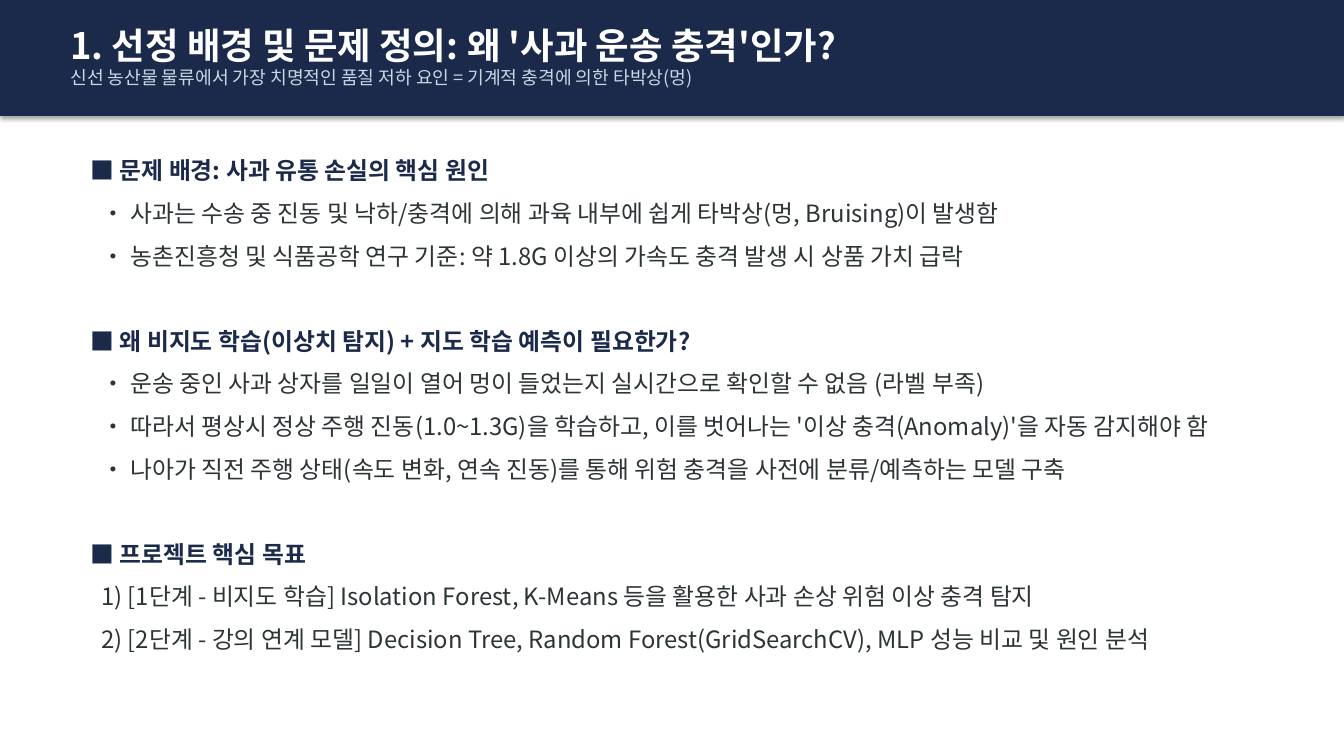
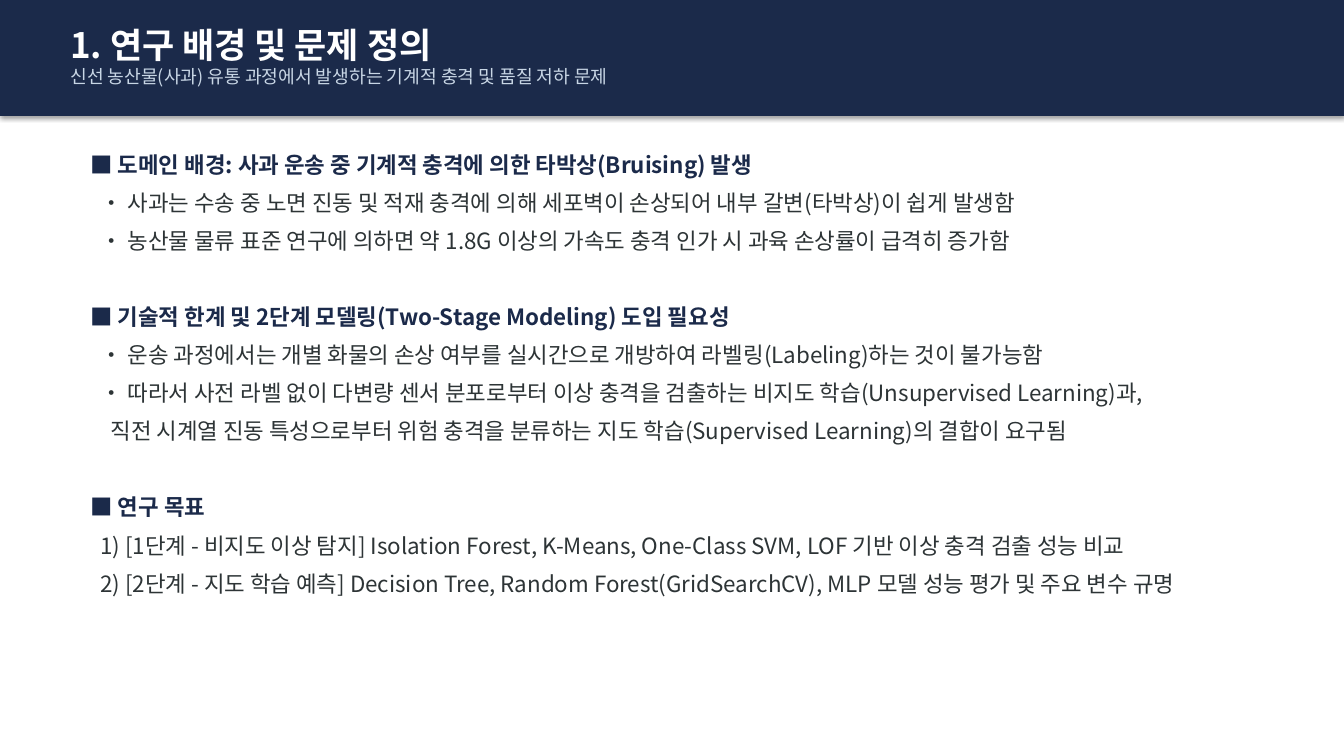
Before and after one commit to sungmin9910/prediction, a slide deck: slide 2 of 사과_운송_이상충격_예측_발표자료.pptx. Drawn at 1344x756 pixels with LibreOffice and Linux fonts; fonts in the diff are those of the drawing. Boxes give left, top, right and bottom in pixels: in the first picture for what was removed or moved away, otherwise in the second. Text is boxed around its words. In the diff, an @@ line names an element or a change of style, - is before the commit and + after.

```diff
--- a/사과_운송_이상충격_예측_발표자료.pptx
+++ b/사과_운송_이상충격_예측_발표자료.pptx
@@ text at [70, 28, 607, 87]: text changed @@
-1. 선정 배경 및 문제 정의: 왜 '사과 운송 충격'인가?
-신선 농산물 물류에서 가장 치명적인 품질 저하 요인 = 기계적 충격에 의한 타박상(멍)
+1. 연구 배경 및 문제 정의
+신선 농산물(사과) 유통 과정에서 발생하는 기계적 충격 및 품질 저하 문제
@@ text at [101, 154, 1174, 597]: text changed; size 17 to 16 pt @@
-■ 문제 배경: 사과 유통 손실의 핵심 원인
-• 사과는 수송 중 진동 및 낙하/충격에 의해 과육 내부에 쉽게 타박상(멍, Bruising)이 발생함
-• 농촌진흥청 및 식품공학 연구 기준: 약 1.8G 이상의 가속도 충격 발생 시 상품 가치 급락
-■ 왜 비지도 학습(이상치 탐지) + 지도 학습 예측이 필요한가?
-• 운송 중인 사과 상자를 일일이 열어 멍이 들었는지 실시간으로 확인할 수 없음 (라벨 부족)
-• 따라서 평상시 정상 주행 진동(1.0~1.3G)을 학습하고, 이를 벗어나는 '이상 충격(Anomaly)'을 자동 감지해야 함
-• 나아가 직전 주행 상태(속도 변화, 연속 진동)를 통해 위험 충격을 사전에 분류/예측하는 모델 구축
-■ 프로젝트 핵심 목표
-1) [1단계 - 비지도 학습] Isolation Forest, K-Means 등을 활용한 사과 손상 위험 이상 충격 탐지
-2) [2단계 - 강의 연계 모델] Decision Tree, Random Forest(GridSearchCV), MLP 성능 비교 및 원인 분석
+■ 도메인 배경: 사과 운송 중 기계적 충격에 의한 타박상(Bruising) 발생
+• 사과는 수송 중 노면 진동 및 적재 충격에 의해 세포벽이 손상되어 내부 갈변(타박상)이 쉽게 발생함
+• 농산물 물류 표준 연구에 의하면 약 1.8G 이상의 가속도 충격 인가 시 과육 손상률이 급격히 증가함
+■ 기술적 한계 및 2단계 모델링(Two-Stage Modeling) 도입 필요성
+• 운송 과정에서는 개별 화물의 손상 여부를 실시간으로 개방하여 라벨링(Labeling)하는 것이 불가능함
+• 따라서 사전 라벨 없이 다변량 센서 분포로부터 이상 충격을 검출하는 비지도 학습(Unsupervised Learning)과,
+직전 시계열 진동 특성으로부터 위험 충격을 분류하는 지도 학습(Supervised Learning)의 결합이 요구됨
+■ 연구 목표
+1) [1단계 - 비지도 이상 탐지] Isolation Forest, K-Means, One-Class SVM, LOF 기반 이상 충격 검출 성능 비교
+2) [2단계 - 지도 학습 예측] Decision Tree, Random Forest(GridSearchCV), MLP 모델 성능 평가 및 주요 변수 규명
```
Also in this commit, not shown: 9 other slides changed, 1 other file.
